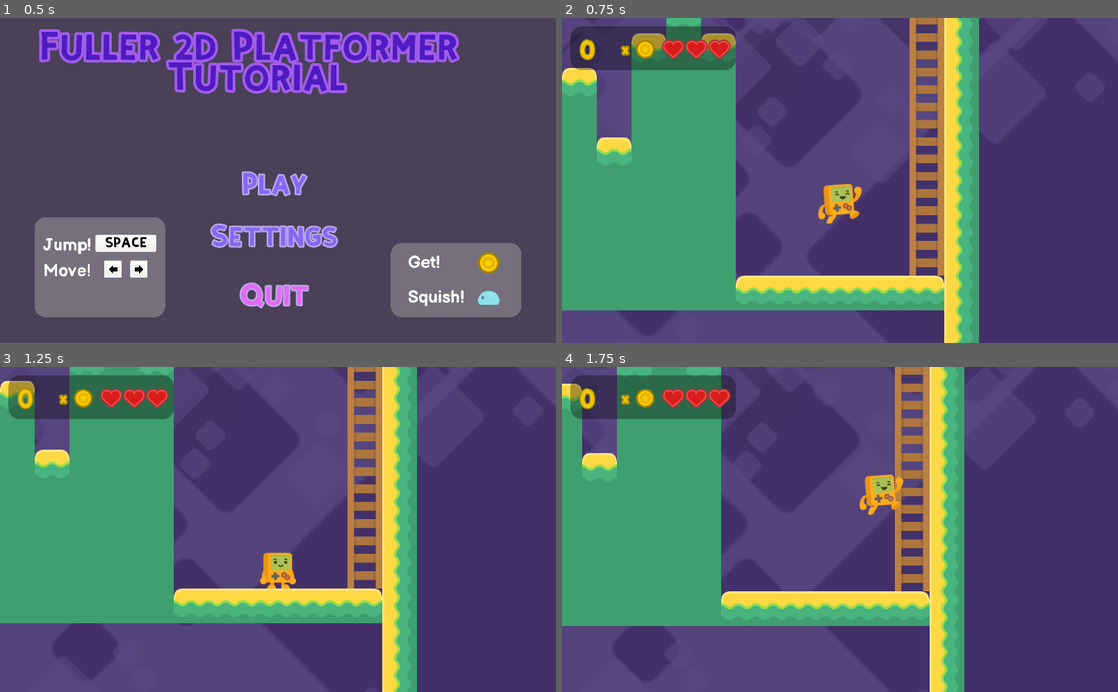
Above: before the commit, frames 1-4 (two rows, left to right).
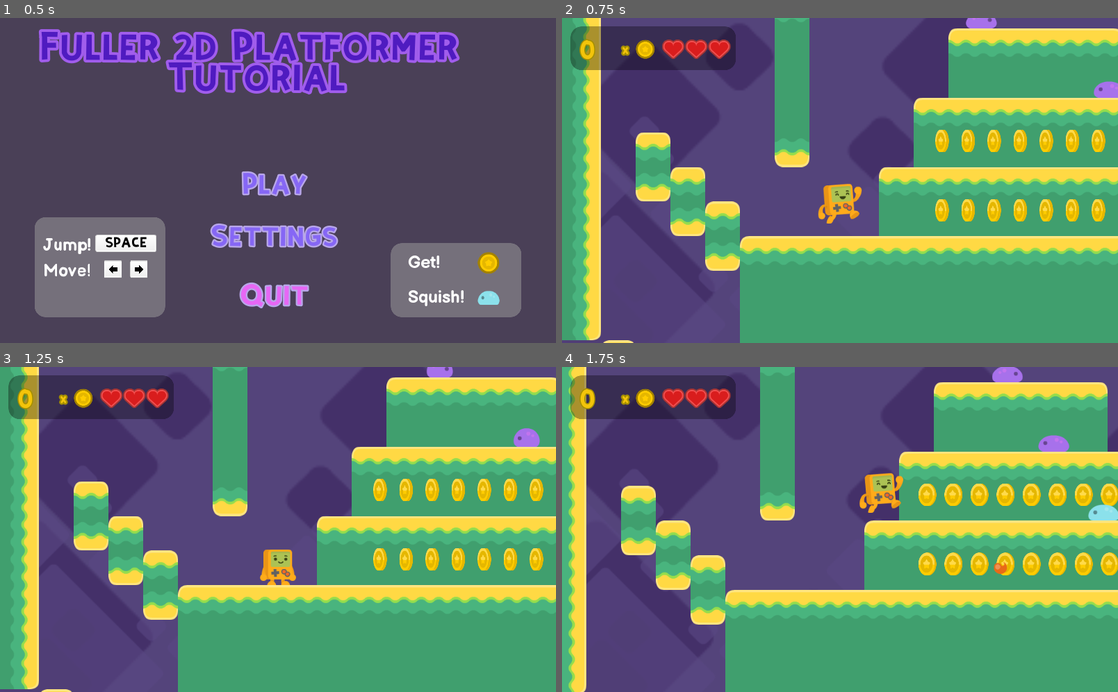
Above: after the commit, the same moments.

Repository: CrabbitSlater/Godot_2D_Tutorial_adv
Game: Godot game, scene res://Assets/TitleMenu.tscn
The game is run twice, just before and just after one commit, with the same random seed, the same clock (stepped at 60 frames per second) and the same inputs.
Inputs:
- Up to frame 1 (0.5 s): no input
- Up to frame 2 (0.75 s): click "Play" at 0.5 s
- Up to frame 3 (1.25 s): no input
- Up to frame 4 (1.75 s): hold D (player_right) from 1.28 s (still down); tap V (player_fire) at 1.35 s; tap Space (player_jump) at 1.52 s

Frame 1 is identical in both runs. In frame 2, 67% of the frame differs, in the area x 0-100%, y 0-100%; in frame 3, 64%; in frame 4, 65%.

Commit message:
Created an enemies squished counter in the HUD, and had the enemies emit a squished signal- the HUD now on ready connects all the enemy squished signals so that they increment the HUD counter.  This is a slightly cleaner way of the bodged coin signal in the earlier bornCG tutorial

Diff:
--- a/Assets/Enemy/Enemy.gd
+++ b/Assets/Enemy/Enemy.gd
@@ -1,9 +1,11 @@
 extends KinematicBody2D
 
+class_name Enemy
 var velocity = Vector2()
 var gravity :float = 20
 export var direction = -1  #left is -1, right it +1
 var speed :float = 75
+signal enemy_squished
 
 export var detects_cliffs : bool = true
 
@@ -51,6 +53,7 @@
 	$Timer.start()
 	$AnimatedSprite.play("Squash")
 	$SoundSquash.play()
+	emit_signal("enemy_squished")
 	self.speed=0
 	#disable collisions by remiving self from layer and maslk
 	self.set_collision_layer_bit(4, false)
--- a/Assets/Levels/HUD.gd
+++ b/Assets/Levels/HUD.gd
@@ -1,6 +1,7 @@
 extends CanvasLayer
 
 var coins:int = 0
+var enemies : int = 0
 const HEARTS_WIDTH = 53
 
 
@@ -8,11 +9,18 @@
 	$Coins.text=String(coins)
 	load_hearts()
 	Global.hud = self # give reference of ourselves to the global node
+	for enemy in $"../Enemies".get_children():
+		var temp_enemy:Enemy = enemy
+		temp_enemy.connect("enemy_squished",self,"_on_enemy_squished")
+
 
 
 func _on_coin_collected():
 	coins +=1
 	_ready()
+
+func _on_enemy_squished():
+	enemies+=1
 
 func load_hearts():
 	#Dont forget to enable expand on the hearts texturerect
--- a/Assets/Levels/Test_Level.tscn
+++ b/Assets/Levels/Test_Level.tscn
@@ -232,7 +232,7 @@
 tile_data = PoolIntArray( -1572811, 1, 0, -1507275, 0, 0, -1441739, 0, 0, -1376203, 0, 0, -1310667, 0, 0, -1245131, 0,  …(471 unchanged characters)…
 
 [node name="Steve" parent="." instance=ExtResource( 2 )]
-position = Vector2( 3264, -176 )
+position = Vector2( 184, 345 )
 
 [node name="Camera2D" type="Camera2D" parent="Steve"]
 current = true
@@ -633,9 +633,9 @@
 [node name="PauseTitle" type="Label" parent="HUD/PauseMenu"]
 anchor_left = 0.5
 anchor_right = 0.5
-margin_left = -412.0
+margin_left = -112.0
 margin_top = -53.0
-margin_right = 409.005
+margin_right = 709.005
 margin_bottom = 62.0006
 custom_colors/font_color = Color( 0.309804, 0.105882, 0.752941, 1 )
 custom_colors/font_outline_modulate = Color( 0.866667, 0.568627, 0.988235, 1 )
--- a/project.godot
+++ b/project.godot
@@ -7,6 +7,16 @@
 ;   param=value ; assign values to parameters
 
 config_version=4
+
+_global_script_classes=[ {
+"base": "KinematicBody2D",
+"class": "Enemy",
+"language": "GDScript",
+"path": "res://Assets/Enemy/Enemy.gd"
+} ]
+_global_script_class_icons={
+"Enemy": ""
+}
 
 [application]
 
